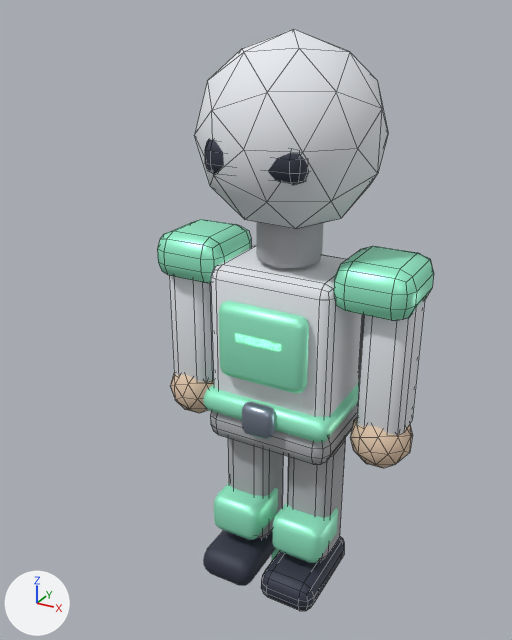
Two versions of the Blender file assets-source/blender/characters/medic.blend, one commit apart.
The view is the same before and after, from a camera (50 mm lens) standing at (1.01, -2.08, 2.09) and looking at (-0.13, 0.0, 1.05). Every picture has the same lights, and +X, +Y and +Z are marked at lower left. The first picture is the older version. Mesh edges are drawn as thin lines on the coarser meshes.

Names of what the first picture shows: 'arm.L', 'arm.R', 'belt', 'boot.R', 'chestPanel', 'crest.hood', 'leg.R', 'neckGuard', 'shoulder.L', 'shoulder.R', 'torso', 'tunicHem' and 11 more.
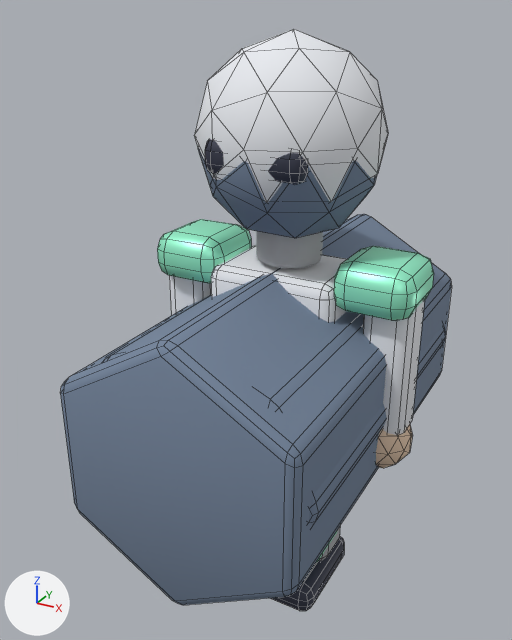
Patch to the scene script:
```diff
--- a/assets-source/blender/characters/medic.blend.py
+++ b/assets-source/blender/characters/medic.blend.py
@@ mat_mat_lodproxy @@
+mat_mat_lodproxy = principled_material('MAT_LODProxy')
+mat_mat_lodproxy.base_color = (0.18, 0.24, 0.34)  # greyish blue #76869e
+mat_mat_lodproxy.metallic = 0.05
+mat_mat_lodproxy.roughness = 0.92
@@ me_icosphere_035 @@
+me_icosphere_035.from_pydata(...)  # an icosphere of 80 faces spanning x -0.285..0.285, y -0.3..0.3, z -0.3..0.3
+me_icosphere_035.polygons.foreach_set('use_smooth', [True] * 80)
+me_icosphere_035.materials.append(mat_mat_lodproxy)  # greyish blue #76869e
@@ me_cylinder_022 @@
+me_cylinder_022.from_pydata(...)  # a 6-sided cylinder along z spanning x -0.4..0.4, y -0.46..0.46, z -0.75..0.75
+me_cylinder_022.polygons.foreach_set('use_smooth', [True] * 8)
+me_cylinder_022.materials.append(mat_mat_lodproxy)  # greyish blue #76869e
@@ me_cylinder_021 @@
+me_cylinder_021.from_pydata(...)  # an 8-sided cylinder along z spanning x -0.42..0.42, y -0.42..0.42, z -0.675..0.675
+me_cylinder_021.polygons.foreach_set('use_smooth', [True] * 10)
+me_cylinder_021.materials.append(mat_mat_lodproxy)  # greyish blue #76869e
@@ ob_lod2_proxy_head @@
+ob_lod2_proxy_head = bpy.data.objects.new('LOD2_PROXY_head', me_icosphere_035)
+ob_lod2_proxy_head.parent = ob_lod2
+ob_lod2_proxy_head.location = (0.0, 1.68, 0.0)
+_m = ob_lod2_proxy_head.modifiers.new('soft bevel', 'BEVEL')
+_m.width = 0.02
+_m.width_pct = 0.02
+_m.segments = 2
@@ ob_lod2_proxy_body @@
+ob_lod2_proxy_body = bpy.data.objects.new('LOD2_PROXY_body', me_cylinder_022)
+ob_lod2_proxy_body.parent = ob_lod2
+ob_lod2_proxy_body.location = (0.0, 0.84, 0.0)
+_m = ob_lod2_proxy_body.modifiers.new('soft bevel', 'BEVEL')
+_m.width = 0.035
+_m.width_pct = 0.035
+_m.segments = 2
@@ ob_lod1_proxy_body @@
+ob_lod1_proxy_body = bpy.data.objects.new('LOD1_PROXY_body', me_cylinder_021)
+ob_lod1_proxy_body.parent = ob_lod1
+ob_lod1_proxy_body.location = (0.0, 0.84, 0.0)
+_m = ob_lod1_proxy_body.modifiers.new('soft bevel', 'BEVEL')
+_m.width = 0.035
+_m.width_pct = 0.035
+_m.segments = 2
```

Pixel boxes (x1, y1, x2, y2) of what changed, in the pictures (512 x 640 px):
'LOD2_PROXY_body', added
    after: (60, 214, 452, 605)
'LOD2_PROXY_head', added
    after: (198, 148, 377, 238)
'LOD1_PROXY_body', added (mostly hidden)
    after: (106, 295, 446, 526)
'torso', unchanged, covered by the edit
    before: (211, 245, 363, 417)
    after: (211, 245, 347, 322)
'chestPanel', unchanged, covered by the edit
    before: (219, 301, 309, 393)
'arm.L', unchanged, covered by the edit
    before: (169, 275, 214, 383)
    after: (169, 275, 211, 316)
'leg.R', unchanged, covered by the edit
    before: (287, 439, 345, 561)
    after: (319, 527, 340, 561)
